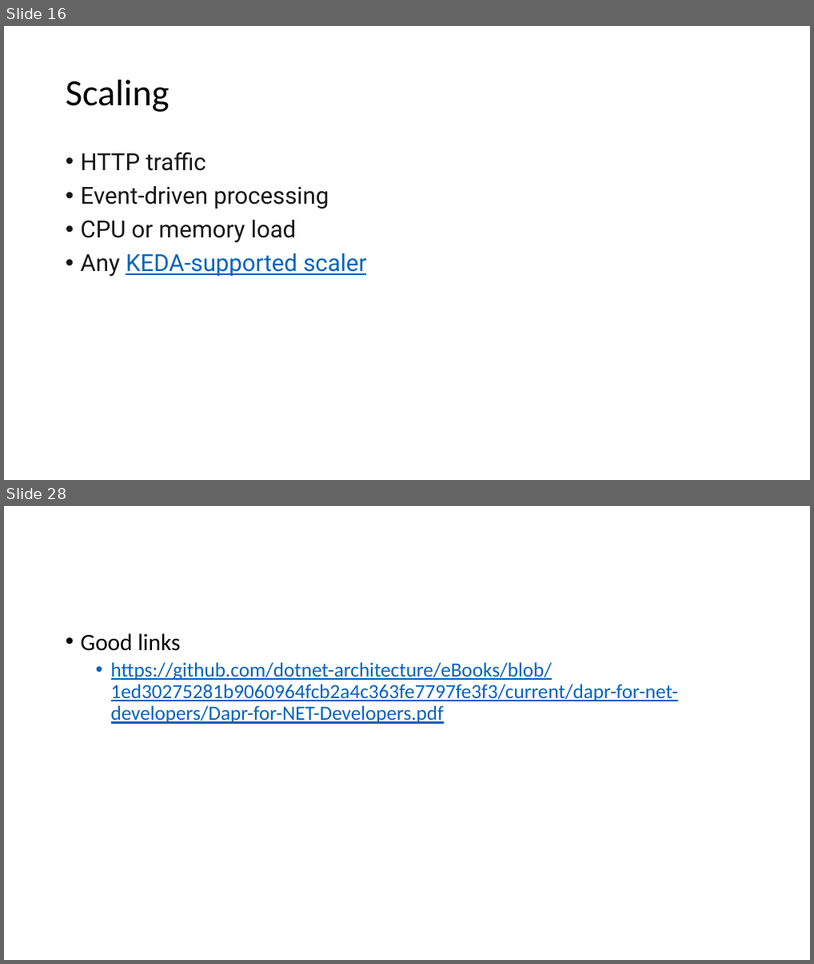
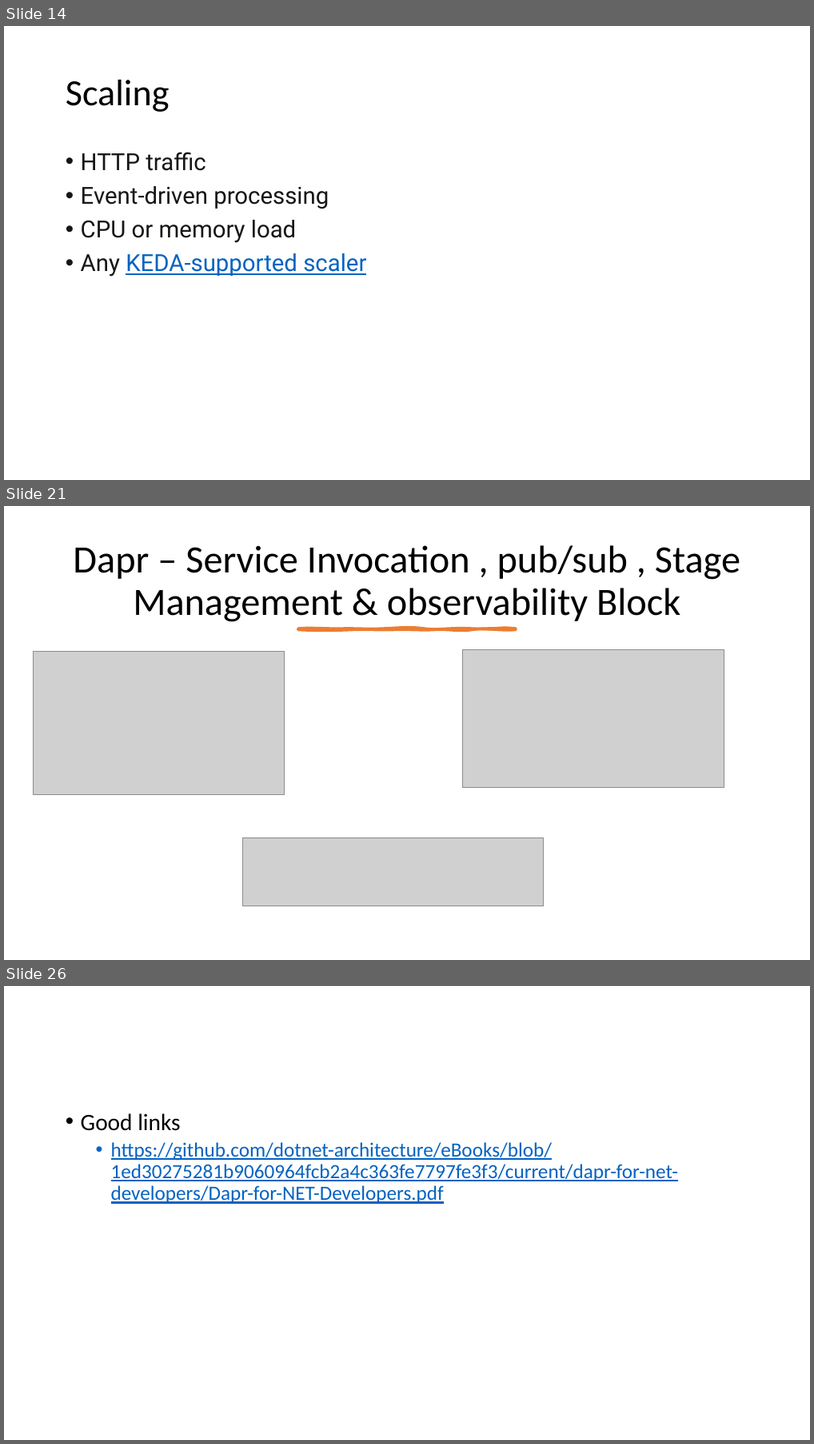
Before and after one commit to cs-samvith/space-app-platform, a slide deck: container-apps.pptx. Shown one above the other, each under a label of ours: slides 16 and 28 before the commit, slides 14, 21 and 26 after it; the slides between them are not shown. The pictures are 814x964 and 814x1444 pixels, drawn with LibreOffice and Linux fonts; fonts in the diff are those of the drawing; grey boxes stand for pictures. Boxes give left, top, right and bottom in pixels: in the first picture for what was removed or moved away, otherwise in the second. Text is boxed around its words. In the diff, an @@ line names an element or a change of style, - is before the commit and + after.

```diff
--- a/container-apps.pptx
+++ b/container-apps.pptx
@@ slide 21 added at box(4, 506, 810, 960), background #FFFFFF @@
@@ title added at box(73, 545, 741, 622), 46 pt, text #000000 @@
+Dapr – Service Invocation , pub/sub , Stage Management & observability Block
@@ freeform shape added at box(298, 628, 516, 629), fill #ED7D31, outline #ED7D31 3.25 pt @@
@@ picture added at box(33, 651, 284, 795) @@
@@ picture added at box(462, 650, 724, 788) @@
@@ picture added at box(243, 837, 544, 906) @@
@@ what was slide 16 is now slide 14 @@
@@ what was slide 28 is now slide 26 @@
```
Also in this commit, not shown: 5 slides changed, 8 other slides added, 10 slides removed, 13 other files.
